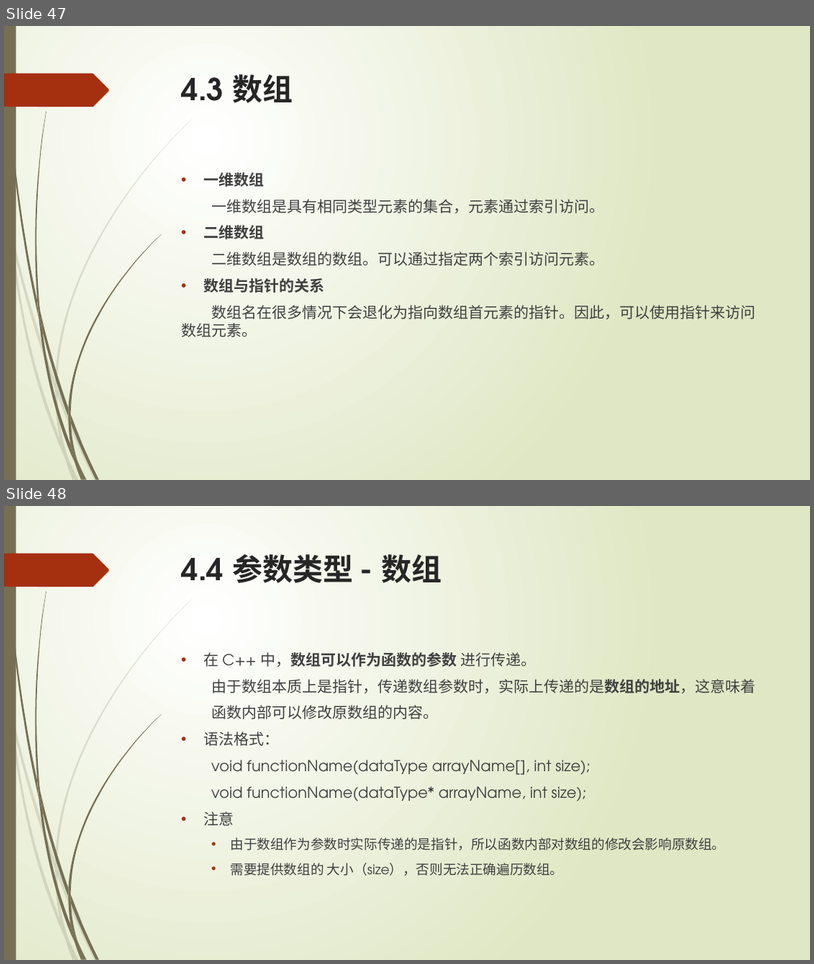
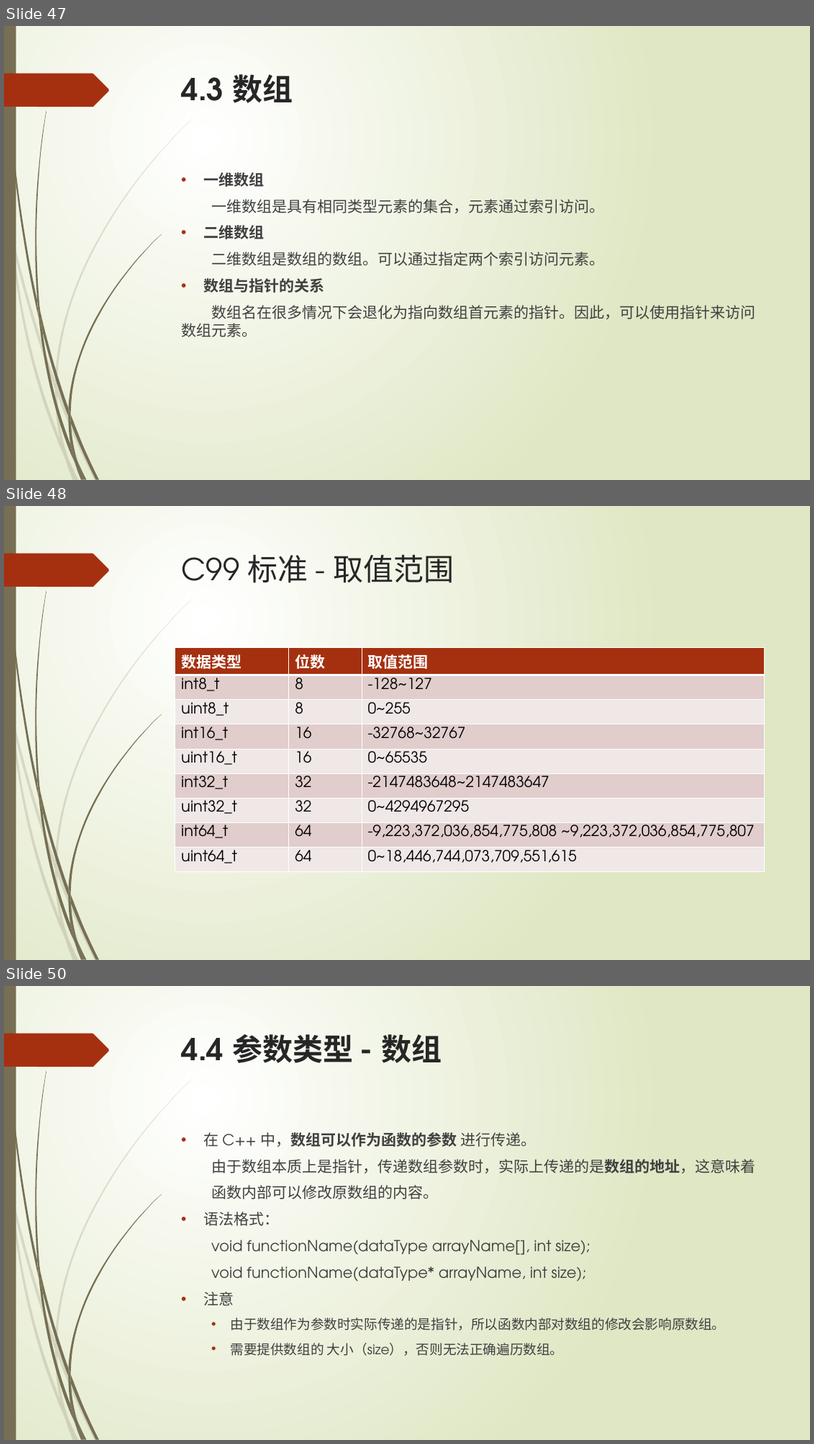
Before and after one commit to liuty2006/learn, a slide deck: learn_cpp/docs/C++语言培训.pptx. Shown one above the other, each under a label of ours: slides 47 and 48 before the commit, slides 47, 48 and 50 after it; the slides between them are not shown. The pictures are 814x964 and 814x1444 pixels, drawn with LibreOffice and Linux fonts; fonts in the diff are those of the drawing. Boxes give left, top, right and bottom in pixels: in the first picture for what was removed or moved away, otherwise in the second. Text is boxed around its words. In the diff, an @@ line names an element or a change of style, - is before the commit and + after.

```diff
--- a/learn_cpp/docs/C++语言培训.pptx
+++ b/learn_cpp/docs/C++语言培训.pptx
@@ slide 48 added at [4, 506, 810, 960], background gradient #FFFFFF to #DFE8C4; not listed: 24 template elements that a slide beside it also shows @@
@@ title added at [182, 554, 455, 583], 36 pt, text #262626 @@
+C99 标准 - 取值范围
@@ table added at [175, 647, 764, 867], 9 rows, 3 columns @@
+数据类型 | 位数 | 取值范围
+int8_t | 8 | -128~127
+uint8_t | 8 | 0~255
+int16_t | 16 | -32768~32767
+uint16_t | 16 | 0~65535
+int32_t | 32 | -2147483648~2147483647
+uint32_t | 32 | 0~4294967295
+int64_t | 64 | -9,223,372,036,854,775,808 ~9,223,372,036,854,775,807
+uint64_t | 64 | 0~18,446,744,073,709,551,615
@@ what was slide 48 is now slide 50 @@
```
Also in this commit, not shown: 1 other slide added, 5 other files.
